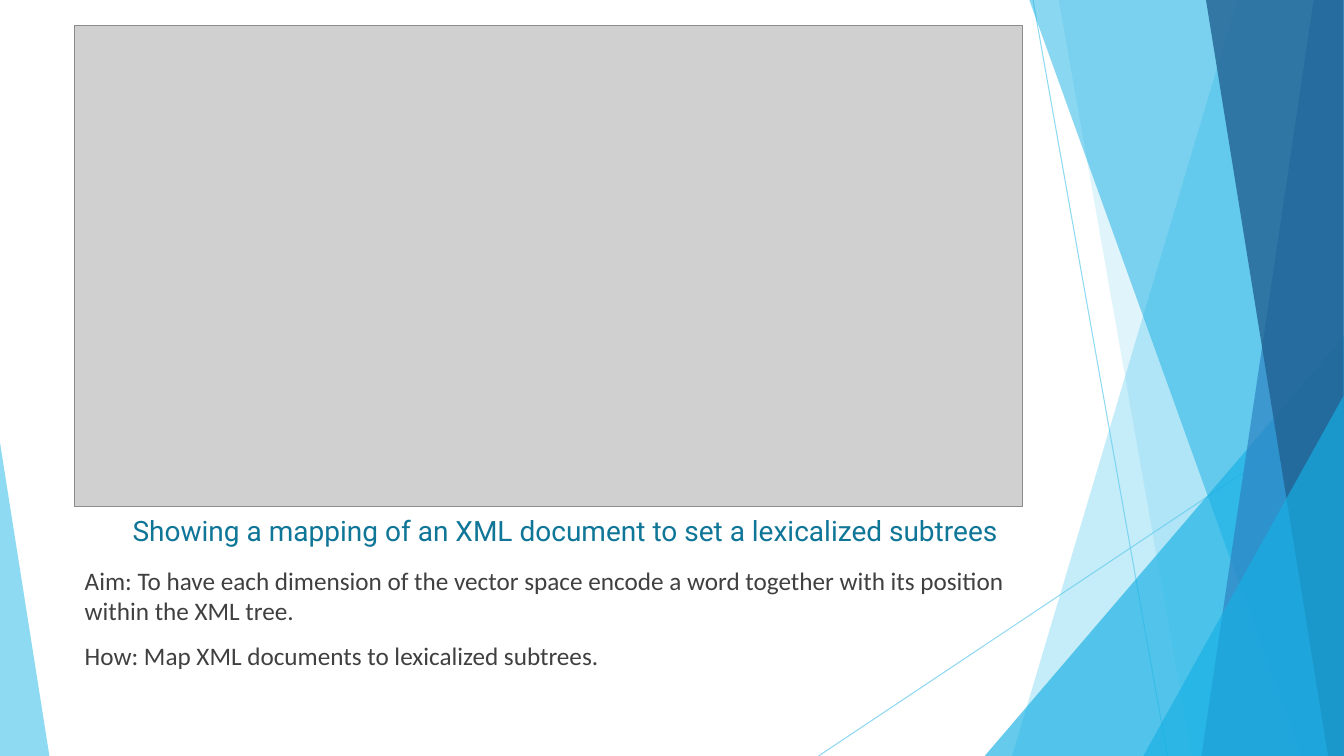
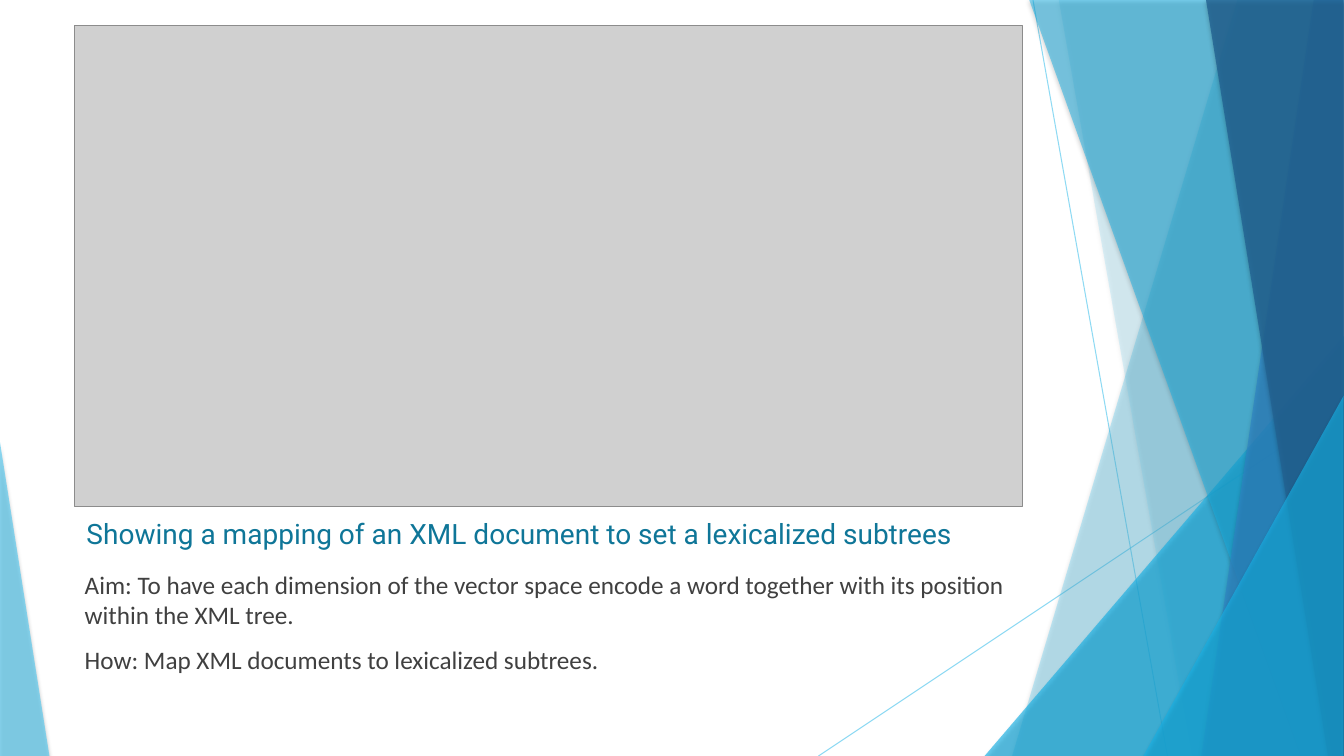
Before and after one commit to jagdishbutte/endsem, a slide deck: slide 9 of ISR/ISR Unit 6 - Advanced information retrieval.pptx. Drawn at 1344x756 pixels with LibreOffice and Linux fonts; fonts in the diff are those of the drawing; grey boxes stand for pictures. Boxes give left, top, right and bottom in pixels: in the first picture for what was removed or moved away, otherwise in the second. Text is boxed around its words. In the diff, an @@ line names an element or a change of style, - is before the commit and + after.

```diff
--- a/ISR/ISR Unit 6 - Advanced information retrieval.pptx
+++ b/ISR/ISR Unit 6 - Advanced information retrieval.pptx
@@ freeform shape at (1059,0,1344,756): shadow on; outline redrawn @@
@@ shadow on in 7 elements at (1012,0,1344,756), (985,336,1344,756), (1029,0,1344,756), (1202,0,1344,756), (1206,0,1344,756), (1143,396,1344,756), (0,443,49,756) @@
@@ title "Showing a mapping of an ...": place and size @@
-title "Showing a mapping of an ..." at (133,519,997,547)
+title "Showing a mapping of an ..." at (86,522,951,550)
@@ text "Aim: To have each dimension ...": place and size @@
-text "Aim: To have each dimension ..." at (85,572,1003,669)
+text "Aim: To have each dimension ..." at (85,576,1003,673)
```
Also in this commit, not shown: 20 other slides changed, 12 other files.
